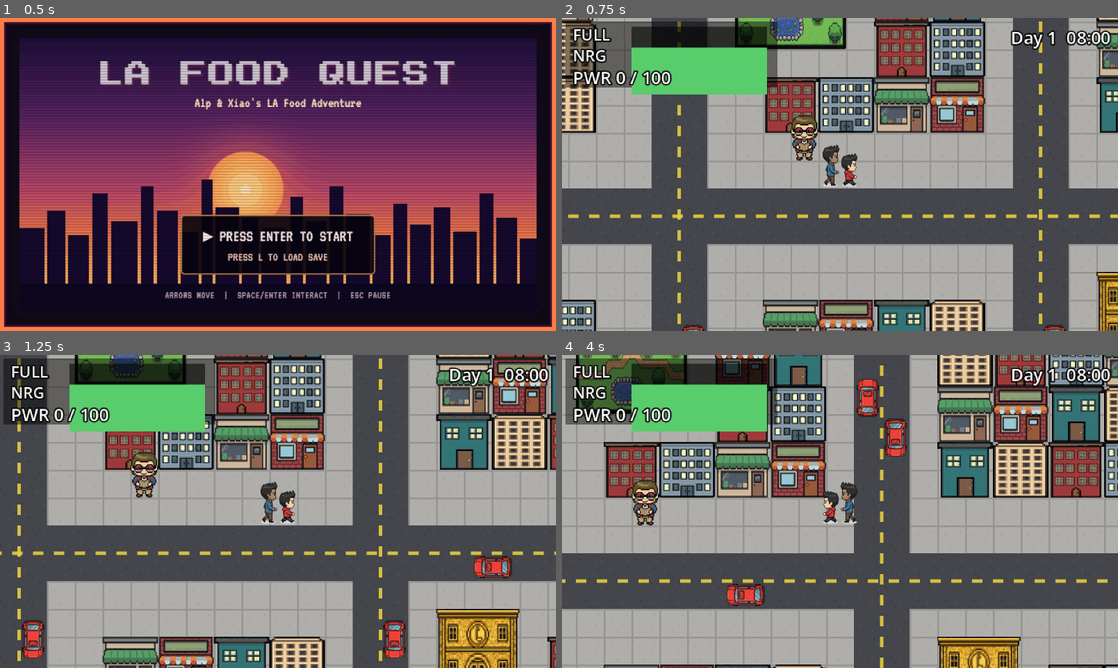
Above: before the commit, frames 1-4 (two rows, left to right).
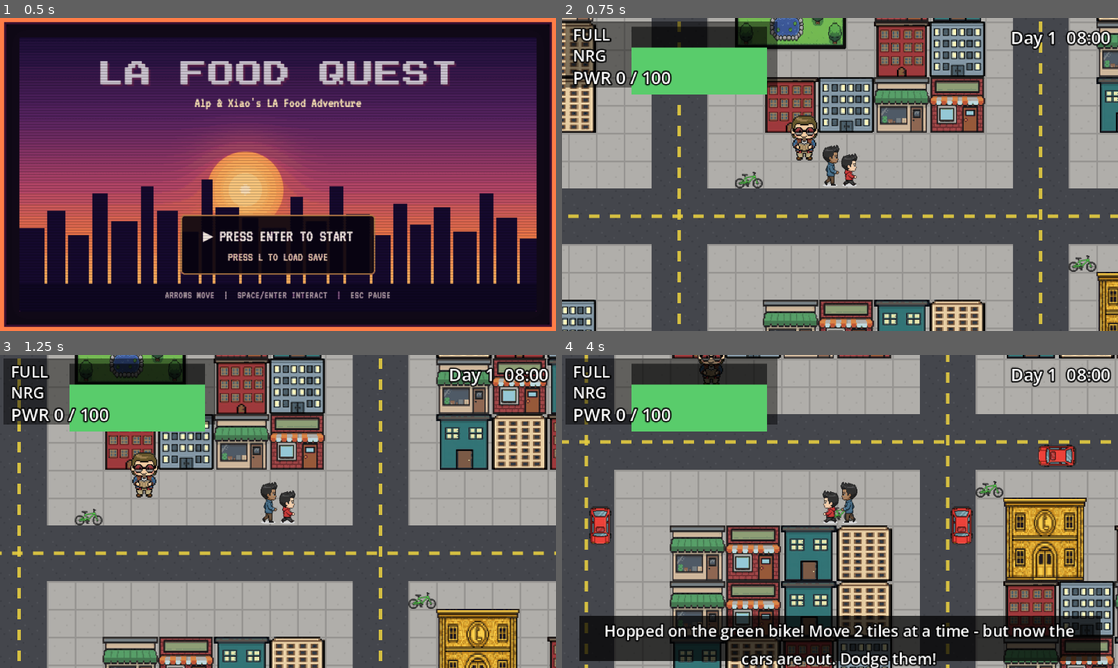
Above: after the commit, the same moments.

Repository: alexselig/la-food-quest
Game: Godot game, scene res://scenes/title.tscn
Same seed, same stepped clock (60 frames per second), same inputs: the game is played once before the commit and once after it.
Inputs:
- Up to frame 1 (0.5 s): no input
- Up to frame 2 (0.75 s): tap Enter (ui_accept) at 0.5 s; hold Right (ui_right) from 0.53 s (still down); hold Enter (ui_accept) from 0.53 s (still down); tap L at 0.6 s
- Up to frame 3 (1.25 s): keep holding Right (ui_right); keep holding Enter (ui_accept)
- Up to frame 4 (4 s): release Right (ui_right) at 1.28 s; release Enter (ui_accept) at 1.28 s; hold Down (ui_down) 1.28-2.03 s; tap Enter (ui_accept) at 1.35, 1.52, 1.82, 3.02, 3.32 s; tap L at 1.55, 2.1, 3.05, 3.6 s; hold Right (ui_right) 2.03-2.78 s; hold Enter (ui_accept) 2.03-2.78 s; hold Up (ui_up) 2.78-3.53 s; tap Q at 2.85 s; hold Left (ui_left) from 3.53 s (still down); hold Enter (ui_accept) from 3.53 s (still down)

Frame 1 is identical in both runs. In frame 2, 0.4% of the frame differs, in the area x 21-97%, y 49-100%; in frame 3, 1.6%; in frame 4, 78%, in the area x 0-100%, y 0-100%.

Commit message:
Add green-bike mechanic (2 tiles/step; cars appear only while biking) + illustrated game-over cut-scene (bike run over by car)
Co-authored-by: Copilot <223556219+Copilot@users.noreply.github.com>

Diff:
--- a/scripts/car.gd
+++ b/scripts/car.gd
@@ -1,14 +1,19 @@
 extends Node2D
-## A car that drives along a road lane and wraps around the map. The world checks
-## car-vs-player overlap and triggers game over on contact. axis 0 = horizontal, 1 = vertical.
-## Car art points up (north); it is rotated to face its travel direction.
+## A car that drives a road lane and wraps around. Only ACTIVE/visible while the player is
+## on the green bike (cars appear only then). Runs the player over on contact (world checks).
+## Car art points up (north); rotated to face travel direction.
 
 var axis := 0
 var dir := 1
 var speed := 46.0
 var lo := 0.0
 var hi := 640.0
+var active := false
 var _spr: Sprite2D
+
+func set_active(v: bool) -> void:
+    active = v
+    visible = v
 
 func setup(tex: Texture2D, a: int, d: int, lane: float, start: float, spd: float, lo_: float, hi_: float) -> void:
     axis = a
@@ -17,6 +22,7 @@
     lo = lo_
     hi = hi_
     z_index = 8
+    visible = false
     _spr = Sprite2D.new()
     _spr.texture_filter = CanvasItem.TEXTURE_FILTER_NEAREST
     _spr.scale = Vector2(0.5, 0.5)
@@ -37,6 +43,8 @@
         position = Vector2(lane, start)
 
 func _process(delta: float) -> void:
+    if not active:
+        return
     if axis == 0:
         position.x += dir * speed * delta
         if dir > 0 and position.x > hi:
--- a/scripts/game_over.gd
+++ b/scripts/game_over.gd
@@ -1,23 +1,49 @@
 extends CanvasLayer
-## Shown when a car runs the duo over. ENTER returns to the title and resets state.
+## Death cut-scene: illustration of a green bike run over by a red car on the road.
+## ENTER returns to the title and resets state.
+
+const VIEW := Vector2(320, 180)
 
 func _ready() -> void:
     layer = 300
     process_mode = Node.PROCESS_MODE_ALWAYS
     var bg := ColorRect.new()
-    bg.color = Color(0.12, 0.0, 0.0, 0.78)
-    bg.set_anchors_preset(Control.PRESET_FULL_RECT)
+    bg.color = Color(0.02, 0.0, 0.0, 1.0)
+    bg.position = Vector2.ZERO
+    bg.size = VIEW
     add_child(bg)
-    var lbl := Label.new()
-    lbl.position = Vector2(0, 58)
-    lbl.size = Vector2(320, 70)
-    lbl.horizontal_alignment = HORIZONTAL_ALIGNMENT_CENTER
-    lbl.text = "GAME OVER\nAlp & Xiao got run over!\n\nPress ENTER for the title"
-    lbl.add_theme_font_size_override("font_size", 12)
-    lbl.add_theme_color_override("font_color", Color(1, 0.85, 0.85))
-    lbl.add_theme_color_override("font_outline_color", Color(0, 0, 0))
-    lbl.add_theme_constant_override("outline_size", 4)
-    bg.add_child(lbl)
+    var tex := _load_tex("res://assets/ui/gameover.png")
+    if tex:
+        var tr := TextureRect.new()
+        tr.expand_mode = TextureRect.EXPAND_IGNORE_SIZE
+        tr.stretch_mode = TextureRect.STRETCH_KEEP_ASPECT_COVERED
+        tr.texture_filter = CanvasItem.TEXTURE_FILTER_LINEAR
+        tr.texture = tex
+        tr.position = Vector2(0, 0)
+        tr.size = Vector2(320, 124)
+        tr.clip_contents = true
+        add_child(tr)
+    _label("GAME OVER", 126, 16, Color(1, 0.32, 0.32))
+    _label("Alp & Xiao got run over on the bike!", 148, 8, Color(1, 0.92, 0.92))
+    _label("Press ENTER for the title", 162, 9, Color(0.75, 1.0, 0.75))
+
+func _label(text: String, y: float, size: int, col: Color) -> void:
+    var l := Label.new()
+    l.text = text
+    l.position = Vector2(0, y)
+    l.size = Vector2(320, size + 4)
+    l.horizontal_alignment = HORIZONTAL_ALIGNMENT_CENTER
+    l.add_theme_font_size_override("font_size", size)
+    l.add_theme_color_override("font_color", col)
+    l.add_theme_color_override("font_outline_color", Color(0, 0, 0))
+    l.add_theme_constant_override("outline_size", 3)
+    add_child(l)
+
+func _load_tex(path: String) -> Texture2D:
+    var img := Image.new()
+    if img.load(path) == OK:
+        return ImageTexture.create_from_image(img)
+    return null
 
 func _input(event: InputEvent) -> void:
     if event.is_action_pressed("ui_accept"):
--- a/scripts/game_state.gd
+++ b/scripts/game_state.gd
@@ -7,6 +7,7 @@
 signal restaurant_discovered(id)
 signal quest_changed(state)
 signal collapsed
+signal bike_changed(on)
 
 # --- Meters (shared by the duo) ---
 var power: int = 0            # progression; never decreases
@@ -26,6 +27,7 @@
 enum Quest { NOT_GIVEN, ACTIVE, UNLOCKED, COMPLETE }
 var quest_state: int = Quest.NOT_GIVEN
 var discovered: Dictionary = {}   # restaurant_id -> true
+var on_bike := false
 
 func reset() -> void:
     power = 0
@@ -35,8 +37,10 @@
     day = 1
     quest_state = Quest.NOT_GIVEN
     discovered.clear()
+    on_bike = false
     meters_changed.emit()
     time_changed.emit()
+    bike_changed.emit(false)
 
 # --- Eating ---
 func can_eat() -> bool:
@@ -110,6 +114,12 @@
     quest_state = s
     quest_changed.emit(quest_state)
 
+func set_bike(v: bool) -> void:
+    if on_bike == v:
+        return
+    on_bike = v
+    bike_changed.emit(on_bike)
+
 func clock_string() -> String:
     return "Day %d  %02d:%02d" % [day, minutes / 60, minutes % 60]
 
--- a/scripts/grid_player.gd
+++ b/scripts/grid_player.gd
@@ -1,7 +1,7 @@
 extends Node2D
 class_name GridPlayer
-## Grid/tile-locked movement for the Alp + Xiao duo (one combined unit).
-## Placeholder art (two rects) until the AI sprite is swapped in (Phase 5).
+## Grid movement for the Alp+Xiao duo. 1 tile/step on foot; on the green bike, 2 tiles/step
+## (faster). Reads GameState.on_bike. Shows a green bike under the duo while riding.
 
 const TILE := 16
 const MOVE_TIME := 0.14
@@ -9,23 +9,34 @@
 var cell: Vector2i = Vector2i.ZERO
 var moving := false
 var facing := Vector2i.DOWN
-var is_blocked: Callable   # set by world: func(cell: Vector2i) -> bool
-var on_interact: Callable  # set by world: func(cell: Vector2i) -> void
+var is_blocked: Callable
+var on_interact: Callable
 
 var _sprite: Sprite2D
+var _bike: Sprite2D
 var _tex_down: Texture2D
 var _tex_up: Texture2D
 var _tex_side: Texture2D
+var _gs: Node
 
 func setup(start_cell: Vector2i, blocked_check: Callable) -> void:
     cell = start_cell
     is_blocked = blocked_check
+    _gs = get_node_or_null("/root/GameState")
     position = _cell_to_pos(cell)
     z_index = 10
     _init_sprite()
     queue_redraw()
 
+func _on_bike() -> bool:
+    return _gs != null and _gs.on_bike
+
+func _blk(c: Vector2i) -> bool:
+    return is_blocked.is_valid() and is_blocked.call(c)
+
 func _process(_delta: float) -> void:
+    if _bike:
+        _bike.visible = _on_bike()
     if moving:
         return
     if on_interact.is_valid() and Input.is_action_just_pressed("ui_accept"):
@@ -46,13 +57,21 @@
         _try_move(dir)
 
 func _try_move(dir: Vector2i) -> void:
-    var target := cell + dir
-    if is_blocked.is_valid() and is_blocked.call(target):
+    var one := cell + dir
+    if _blk(one):
         return
-    cell = target
+    var dest := one
+    var moved2 := false
+    if _on_bike():
+        var two := cell + dir * 2
+        if not _blk(two):
+            dest = two
+            moved2 = true
+    cell = dest
     moving = true
+    var dur: float = (MOVE_TIME * 1.15) if moved2 else MOVE_TIME
     var t := create_tween()
-    t.tween_property(self, "position", _cell_to_pos(cell), MOVE_TIME).set_trans(Tween.TRANS_SINE)
+    t.tween_property(self, "position", _cell_to_pos(cell), dur).set_trans(Tween.TRANS_SINE)
     t.finished.connect(func() -> void: moving = false)
 
 func facing_cell() -> Vector2i:
@@ -65,6 +84,16 @@
     _tex_down = _load_tex("res://assets/characters/duo_down.png")
     _tex_up = _load_tex("res://assets/characters/duo_up.png")
     _tex_side = _load_tex("res://assets/characters/duo_side.png")
+    var bike_tex := _load_tex("res://assets/props/bike.png")
+    if bike_tex:
+        _bike = Sprite2D.new()
+        _bike.texture = bike_tex
+        _bike.texture_filter = CanvasItem.TEXTURE_FILTER_NEAREST
+        _bike.scale = Vector2(0.4, 0.4)
+        _bike.position = Vector2(0, 1)
+        _bike.z_index = -1
+        _bike.visible = false
+        add_child(_bike)
     if _tex_down == null and _tex_up == null and _tex_side == null:
         return
     _sprite = Sprite2D.new()
@@ -100,12 +129,7 @@
 func _draw() -> void:
     if _sprite != null:
         return
-    # Placeholder duo: tall Alp (blue) + short Xiao (red), centered on the tile.
-    # Alp
-    draw_rect(Rect2(-7, -14, 5, 12), Color(0.20, 0.36, 0.68))   # jacket
-    draw_rect(Rect2(-7, -18, 5, 4), Color(0.80, 0.66, 0.52))    # head
-    draw_rect(Rect2(-6, -20, 3, 2), Color(0.12, 0.10, 0.12))    # spike
-    # Xiao
-    draw_rect(Rect2(1, -10, 5, 8), Color(0.78, 0.20, 0.20))     # hoodie
-    draw_rect(Rect2(1, -13, 5, 3), Color(0.95, 0.84, 0.70))     # head
-    draw_rect(Rect2(2, -15, 3, 2), Color(0.10, 0.09, 0.11))     # spike
+    draw_rect(Rect2(-7, -14, 5, 12), Color(0.20, 0.36, 0.68))
+    draw_rect(Rect2(-7, -18, 5, 4), Color(0.80, 0.66, 0.52))
+    draw_rect(Rect2(1, -10, 5, 8), Color(0.78, 0.20, 0.20))
+    draw_rect(Rect2(1, -13, 5, 3), Color(0.95, 0.84, 0.70))
--- a/scripts/world.gd
+++ b/scripts/world.gd
@@ -45,6 +45,8 @@
     _setup_hud()
     if gs and gs.quest_state == 0:
         gs.set_quest_state(1)
+    if gs:
+        gs.bike_changed.connect(_on_bike_changed)
     queue_redraw()
 
 func _load_textures() -> void:
@@ -59,6 +61,7 @@
     _sprites["npc"] = _tex("res://assets/props/npc.png")
     _sprites["bench"] = _tex("res://assets/props/bench.png")
     _sprites["car"] = _tex("res://assets/props/car.png")
+    _sprites["bike"] = _tex("res://assets/props/bike.png")
 
 func _tex(path: String) -> Texture2D:
     var img := Image.new()
@@ -101,6 +104,9 @@
     _place(5, 17, 1, 1, {"type": "rest_bench", "id": "bench", "name": "Bus Bench", "energy": 25.0, "mins": 90})
     _place(18, 17, 1, 1, {"type": "npc", "id": "critic", "name": "Remy the Critic"})
     _place(29, 22, 3, 3, {"type": "legendary", "id": "golden_ladle", "name": "The Golden Ladle"})
+    _place(16, 18, 1, 1, {"type": "bike", "id": "bike", "name": "Green Bike"})
+    _place(12, 10, 1, 1, {"type": "bike", "id": "bike", "name": "Green Bike"})
+    _place(28, 21, 1, 1, {"type": "bike", "id": "bike", "name": "Green Bike"})
 
 func _place(x: int, y: int, w: int, h: int, o: Dictionary) -> void:
     o["rect"] = Rect2i(x, y, w, h)
@@ -153,6 +159,9 @@
 
 func _on_interact(cell: Vector2i) -> void:
     var msg := interact_at(cell)
+    if msg == "" and gs != null and gs.on_bike and not objects_by_cell.has(cell):
+        gs.set_bike(false)
+        msg = "Hopped off the bike. The streets are calm again."
     if msg != "" and hud:
         hud.toast(msg)
 
@@ -188,6 +197,11 @@
                 _celebrate("YOU WIN!")
                 return "You found THE GOLDEN LADLE! Alp & Xiao feast like kings. YOU WIN!"
             return "The Golden Ladle stays hidden... reach 100 PWR first to prove yourselves."
+        "bike":
+            gs.set_bike(not gs.on_bike)
+            if gs.on_bike:
+                return "Hopped on the green bike! Move 2 tiles at a time - but now the cars are out. Dodge them!"
+            return "Parked the bike. The streets are calm again."
     return ""
 
 func _celebrate(text: String) -> void:
@@ -237,10 +251,15 @@
     var car = CarScript.new()
     add_child(car)
     car.setup(tex, a, d, lane, start, spd, car_lo, car_hi)
+    car.set_active(false)
     cars.append(car)
 
+func _on_bike_changed(on: bool) -> void:
+    for car in cars:
+        car.set_active(on)
+
 func _process(_delta: float) -> void:
-    if _over or player == null:
+    if _over or player == null or gs == null or not gs.on_bike:
         return
     var pp: Vector2 = player.position
     for car in cars:
@@ -280,11 +299,11 @@
                 _blit(_pavement, rect, Color(0.69, 0.68, 0.66))
     _draw_road_lines()
     for o in objects:
-        if o["type"] != "npc" and o["type"] != "rest_bench":
+        if not (o["type"] in ["npc", "rest_bench", "bike"]):
             _draw_object(o)
-    # props (NPC, bench) drawn last so they sit ON TOP of nearby buildings
+    # props (NPC, bench, bike) drawn last so they sit ON TOP of nearby buildings
     for o in objects:
-        if o["type"] == "npc" or o["type"] == "rest_bench":
+        if o["type"] in ["npc", "rest_bench", "bike"]:
             _draw_object(o)
 
 func _blit(tex: Texture2D, rect: Rect2, fallback: Color) -> void:
@@ -319,7 +338,7 @@
     if tex == null:
         draw_rect(Rect2(px, py, pw, ph), Color(0.5, 0.5, 0.55))
         return
-    if t == "npc" or t == "rest_bench":
+    if t == "npc" or t == "rest_bench" or t == "bike":
         var sc := float(pw) / float(tex.get_width())
         var th := tex.get_height() * sc
         draw_texture_rect(tex, Rect2(px, (py + ph) - th, pw, th), false)
@@ -336,4 +355,6 @@
         return _sprites.get("npc", null)
     if t == "rest_bench":
         return _sprites.get("bench", null)
+    if t == "bike":
+        return _sprites.get("bike", null)
     return null
--- a/test/logic_test.gd
+++ b/test/logic_test.gd
@@ -104,6 +104,19 @@
     f += ck(GS2.quest_state == GameStateScript.Quest.COMPLETE and ("WIN" in mwin), "legendary wins when unlocked")
     GS2.free()
 
+    # --- green bike: mount/dismount toggles GameState.on_bike ---
+    var GS5 = GameStateScript.new()
+    var Wb = WorldScript.new()
+    Wb.gs = GS5
+    Wb._build_world()
+    f += ck(GS5.on_bike == false, "starts off the bike")
+    Wb.interact_at(Vector2i(16, 18))
+    f += ck(GS5.on_bike == true, "interacting green bike mounts")
+    Wb.interact_at(Vector2i(16, 18))
+    f += ck(GS5.on_bike == false, "interacting green bike again dismounts")
+    GS5.free()
+    Wb.free()
+
     # --- reachability: every interactive object reachable from spawn ---
     var W2 = WorldScript.new()
     W2._build_world()
Binary file added: assets/props/bike.png
Binary file added: assets/ui/gameover.png
